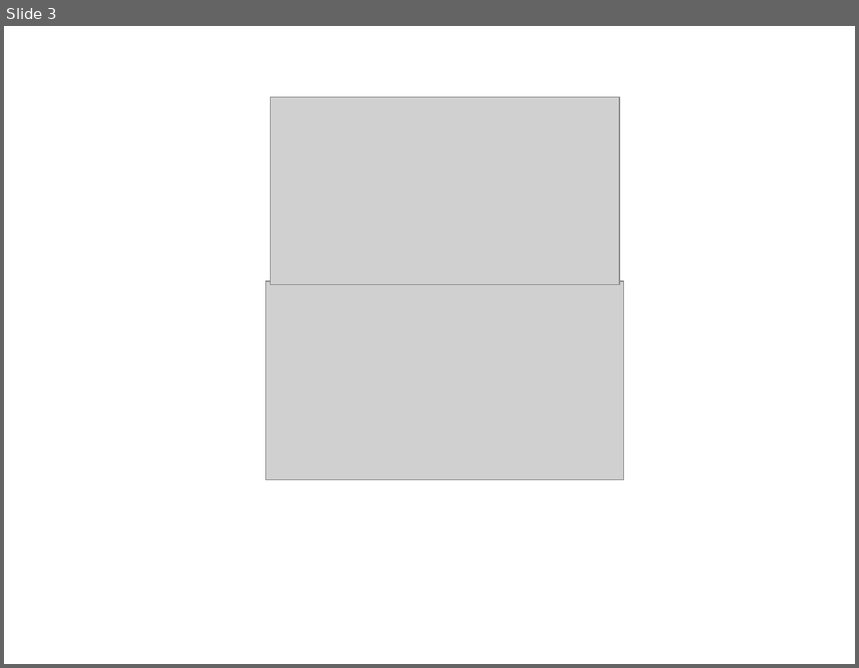
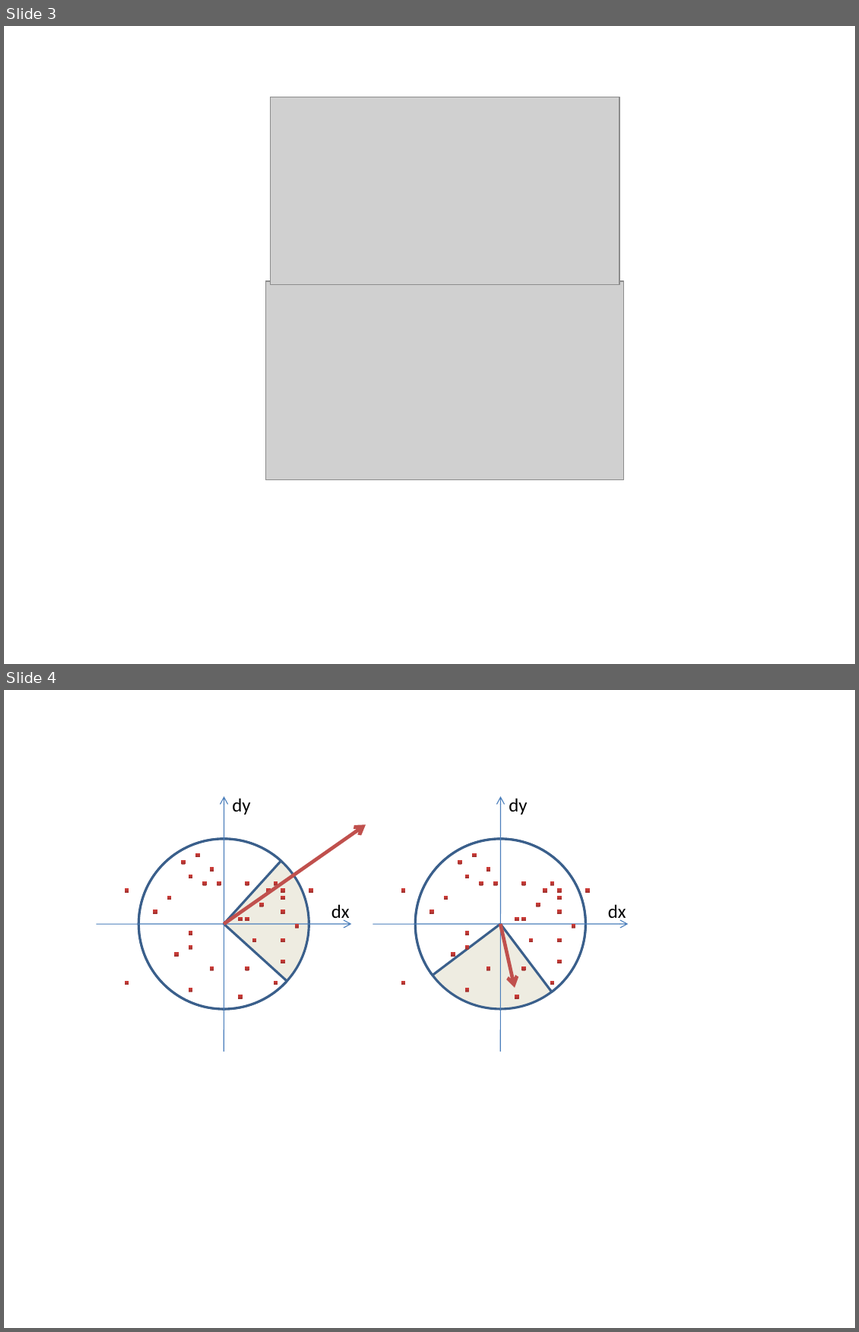
Before and after one commit to dobrzynskikam/Praca-Magisterska, a slide deck: Praca/PrezentacjaZawierajacaObrazyPracy.pptx. Shown one above the other, each under a label of ours: slide 3 before the commit, slides 3 and 4 after it. The pictures are 859x668 and 859x1332 pixels, drawn with LibreOffice and Linux fonts; fonts in the diff are those of the drawing; grey boxes stand for pictures. Boxes give left, top, right and bottom in pixels: in the first picture for what was removed or moved away, otherwise in the second. Text is boxed around its words. In the diff, an @@ line names an element or a change of style, - is before the commit and + after.

```diff
--- a/Praca/PrezentacjaZawierajacaObrazyPracy.pptx
+++ b/Praca/PrezentacjaZawierajacaObrazyPracy.pptx
@@ slide 4 added at [4, 690, 855, 1328], background #FFFFFF @@
@@ group added at [96, 796, 628, 1052]: 66 rounded rectangles, 6 arrows, 4 texts, 2 ellipses, 2 pie slice (boxed as its full ellipse)s @@
+dx
+dy
+dx
+dy
```
Also in this commit, not shown: 1 other slide added, 1 slide removed, 12 other files.
